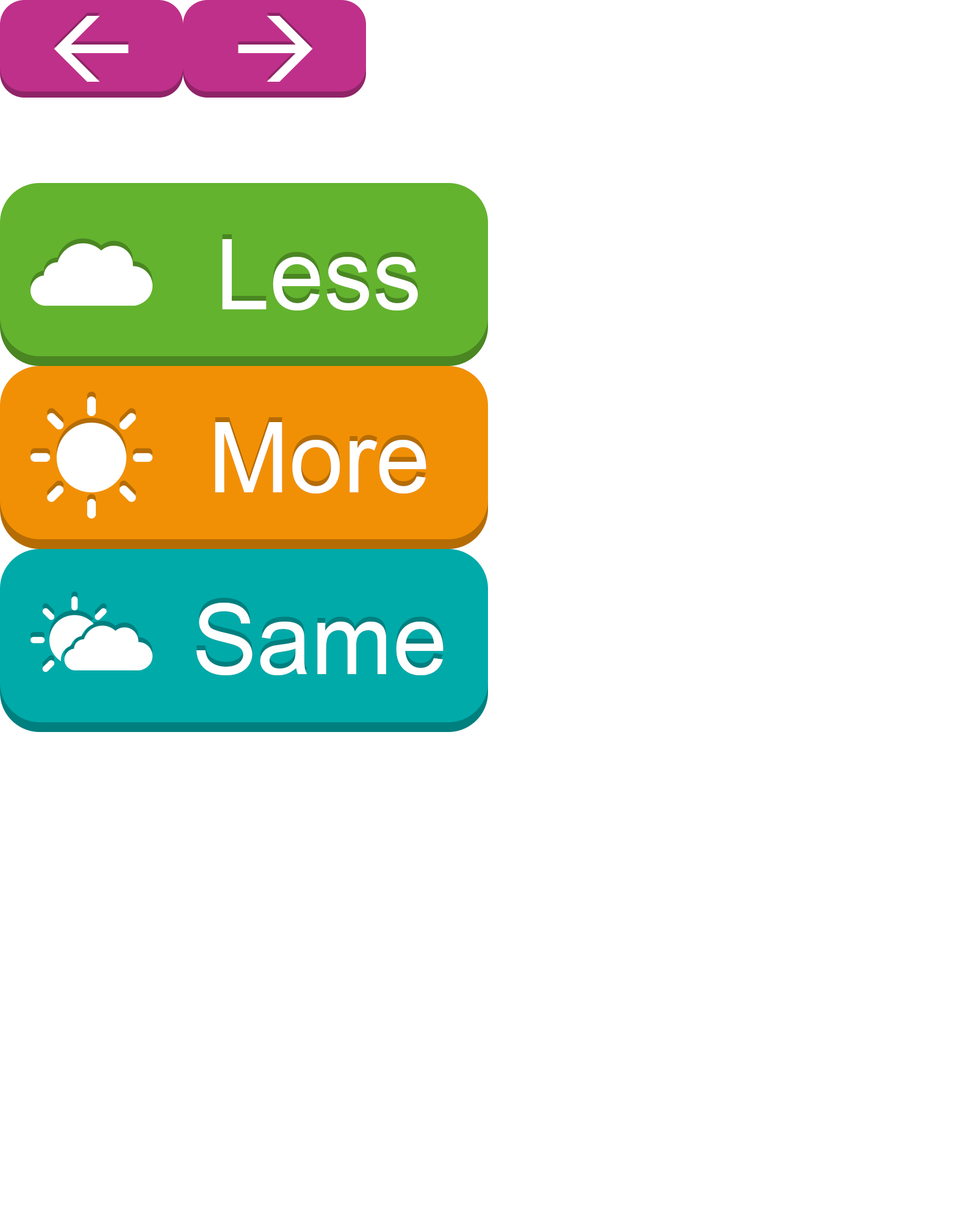
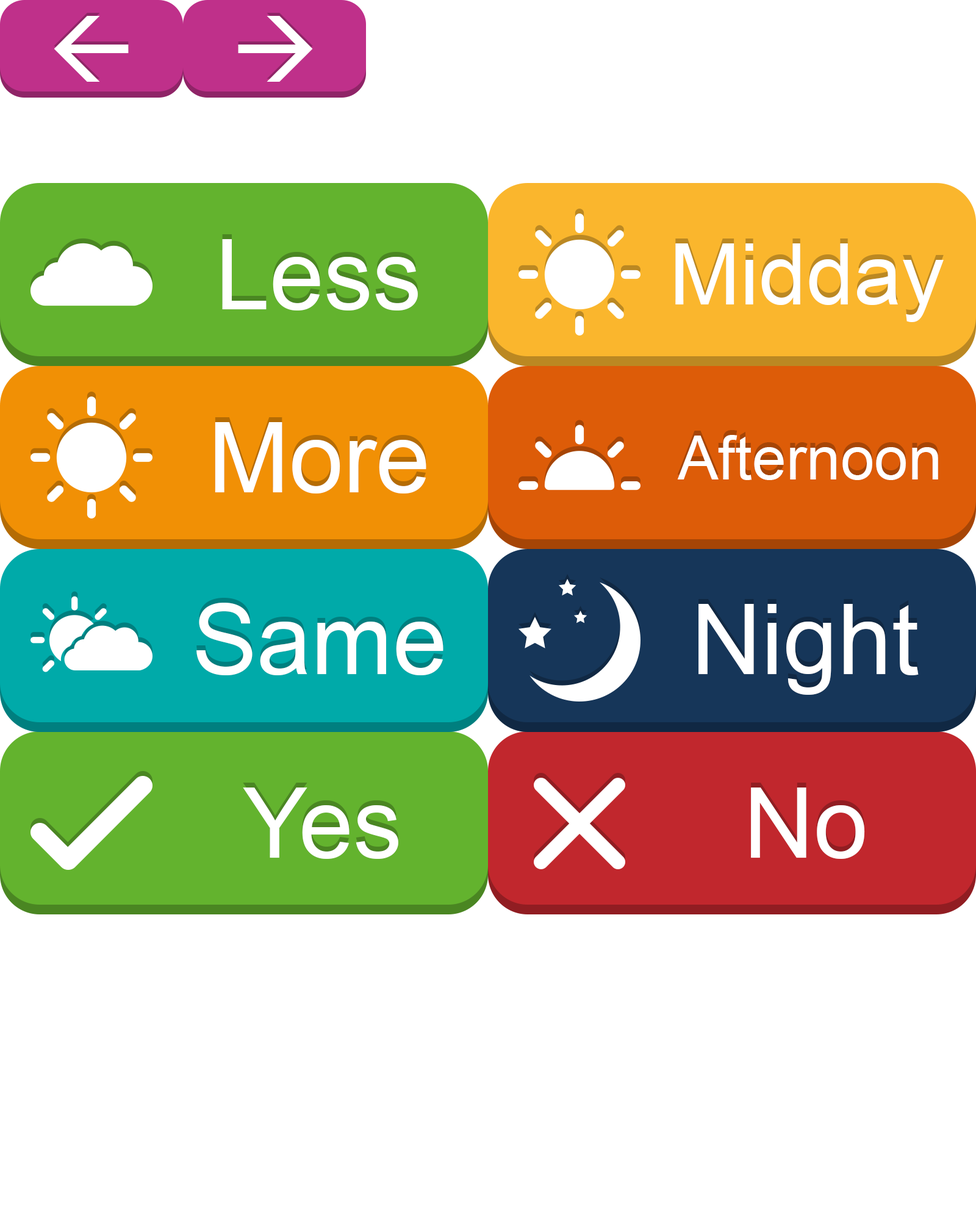
Before/after of a 976x1220 layered artwork. What changed in the layer stack:
added group "Midday" with 3 layers in group "Big" over box(488, 183, 976, 367)
added layer "Less" (2nd of 2, in "Big" › "Midday") in group "Midday" over box(675, 243, 944, 323)
added layer "Shape 2" (2nd of 2, in "Big" › "Midday") in group "Midday" over box(518, 213, 641, 336)
added layer "Color Fill 1" (4th of 8, in "Big" › "Midday") in group "Midday" over box(488, 183, 976, 367)
added group "Afternoon" (1st of 2, in "Big") with 3 layers in group "Big" over box(488, 366, 976, 550)
added layer "Afternoon" (2nd of 2, in "Big" › "Afternoon") in group "Afternoon" over box(677, 435, 939, 481)
added layer "Color Fill 1" (5th of 8, in "Big" › "Afternoon") in group "Afternoon" over box(488, 366, 976, 550)
added group "Night" (1st of 2, in "Big") with 3 layers in group "Big" over box(488, 549, 976, 733)
added layer "Night" (2nd of 2, in "Big" › "Night") in group "Night" over box(698, 604, 919, 695)
added layer "Shape 1" (4th of 6, in "Big" › "Night") in group "Night" over box(518, 579, 641, 702)
added layer "Color Fill 1" (6th of 8, in "Big" › "Night") in group "Night" over box(488, 549, 976, 733)
added group "Yes" (1st of 2, in "Big") with 3 layers in group "Big" over box(0, 731, 489, 915)
added layer "Yes" (2nd of 2, in "Big" › "Yes") in group "Yes" over box(242, 787, 399, 860)
added layer "Shape 1" (5th of 6, in "Big" › "Yes") in group "Yes" over box(30, 776, 153, 871)
added layer "Color Fill 1" (7th of 8, in "Big" › "Yes") in group "Yes" over box(0, 731, 489, 915)
added group "No" (1st of 2, in "Big") with 3 layers in group "Big" over box(488, 731, 976, 915)
added layer "No" (2nd of 2, in "Big" › "No") in group "No" over box(751, 787, 866, 860)
added layer "Shape 1" (6th of 6, in "Big" › "No") in group "No" over box(533, 777, 626, 870)
added layer "Color Fill 1" (8th of 8, in "Big" › "No") in group "No" over box(488, 731, 976, 915)
…and 1 more changes (1 added)
